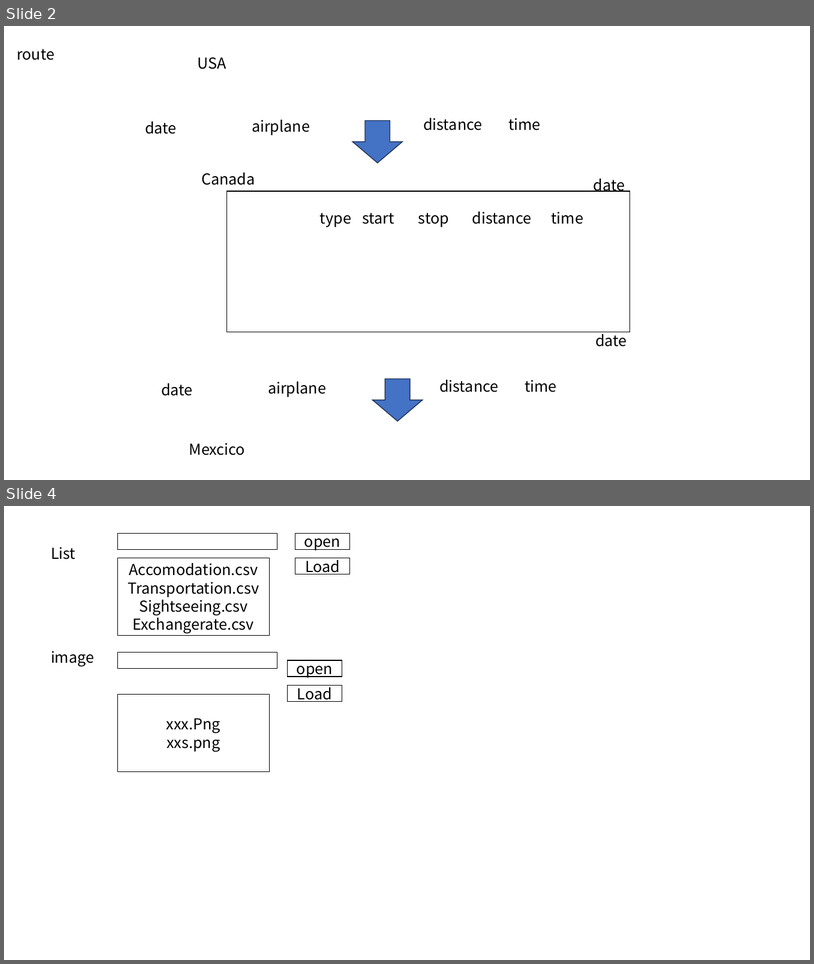
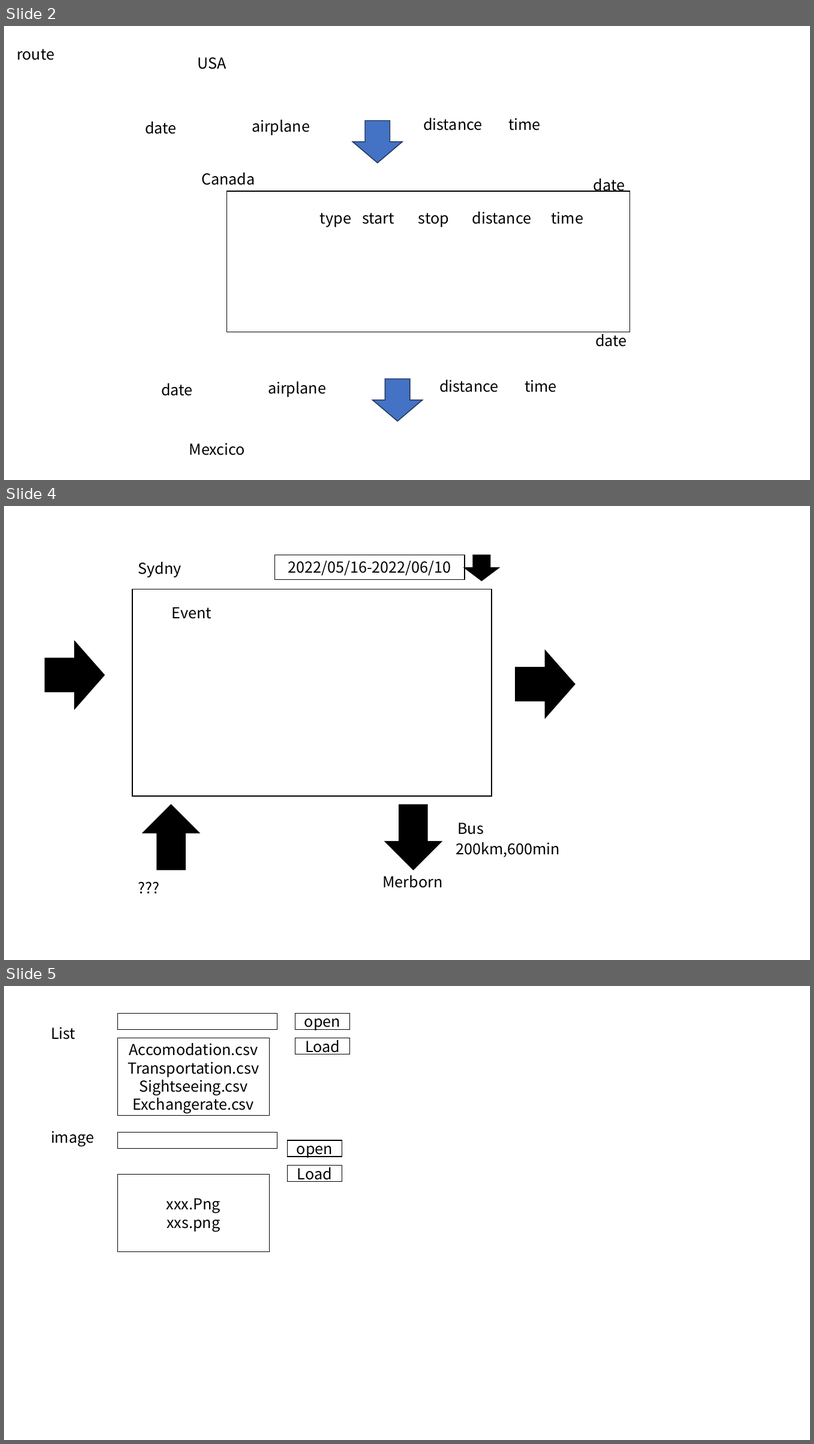
Before and after one commit to yomai-hiyashidewa/WorldTravelingLogger, a slide deck: models/UI.pptx. Shown one above the other, each under a label of ours: slides 2 and 4 before the commit, slides 2, 4 and 5 after it; the slides between them are not shown. The pictures are 814x964 and 814x1444 pixels, drawn with LibreOffice and Linux fonts; fonts in the diff are those of the drawing. Boxes give left, top, right and bottom in pixels: in the first picture for what was removed or moved away, otherwise in the second. Text is boxed around its words. In the diff, an @@ line names an element or a change of style, - is before the commit and + after.

```diff
--- a/models/UI.pptx
+++ b/models/UI.pptx
@@ slide 4 added at (x1=4, y1=506, x2=810, y2=960), background #FFFFFF @@
@@ rectangle added at (x1=275, y1=555, x2=465, y2=579), fill #FFFFFF, outline #000000 1 pt, 18 pt, text #000000 @@
+2022/05/16-2022/06/10
@@ right arrow added at (x1=465, y1=555, x2=499, y2=581), fill #000000, outline #000000 1 pt @@
@@ text added at (x1=138, y1=562, x2=182, y2=577), 18 pt, text #000000 @@
+Sydny
@@ rectangle added at (x1=132, y1=589, x2=492, y2=796), fill #FFFFFF, outline #000000 1 pt @@
@@ text added at (x1=172, y1=607, x2=212, y2=619), 18 pt, text #000000 @@
+Event
@@ right arrow added at (x1=45, y1=642, x2=104, y2=709), fill #000000, outline #000000 1 pt @@
@@ right arrow added at (x1=516, y1=651, x2=575, y2=718), fill #000000, outline #000000 1 pt @@
@@ right arrow added at (x1=143, y1=804, x2=200, y2=869), fill #000000, outline #000000 1 pt @@
@@ right arrow added at (x1=386, y1=804, x2=441, y2=869), fill #000000, outline #000000 1 pt @@
@@ text added at (x1=458, y1=822, x2=484, y2=834), 18 pt, text #000000 @@
+Bus
@@ text added at (x1=456, y1=842, x2=560, y2=857), 18 pt, text #000000 @@
+200km,600min
@@ text added at (x1=132, y1=876, x2=237, y2=900), 18 pt, text #000000 @@
+???
@@ text added at (x1=383, y1=875, x2=443, y2=888), 18 pt, text #000000 @@
+Merborn
@@ what was slide 4 is now slide 5 @@
```
Also in this commit, not shown: 17 other files.
